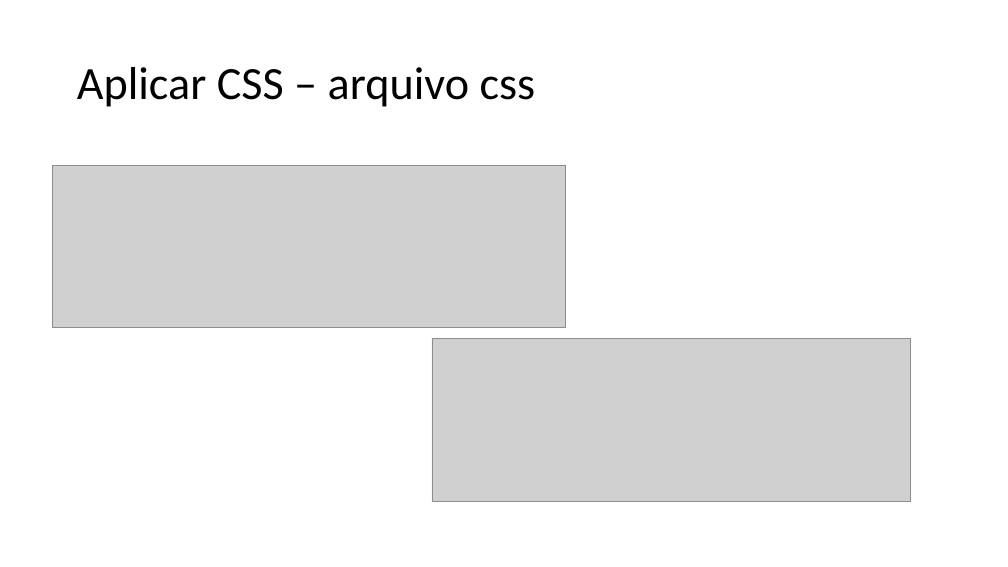
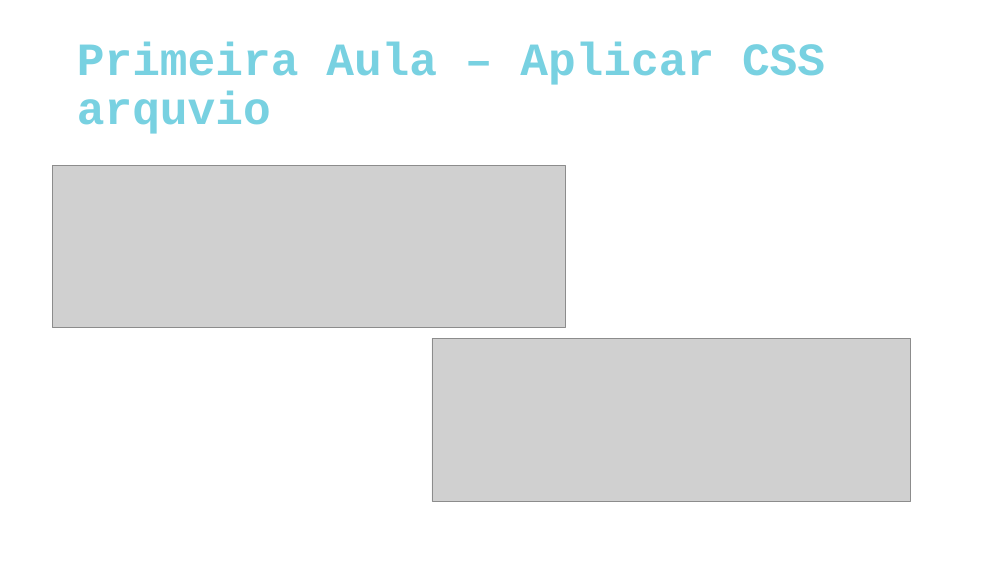
Before and after one commit to Lucas-Pontes-Soares/IgniteLab, a slide deck: slide 5 of src/AulasReact.pptx (slide 3 before the commit). Drawn at 1008x567 pixels with LibreOffice and Linux fonts; fonts in the diff are those of the drawing; grey boxes stand for pictures. Boxes give left, top, right and bottom in pixels: in the first picture for what was removed or moved away, otherwise in the second. Text is boxed around its words. In the diff, an @@ line names an element or a change of style, - is before the commit and + after.

Commit message:
Terminando a primeira aula

```diff
--- a/src/AulasReact.pptx
+++ b/src/AulasReact.pptx
@@ title at <box>77,42,825,134</box>: text changed; font Calibri to Courier New; text colour #000000 to #78D1E1; bold on @@
-Aplicar CSS – arquivo css
+Primeira Aula – Aplicar CSS arquvio
```
Also in this commit, not shown: 1 other slide changed, 11 slides added, 1 slide removed, 7 other files.
